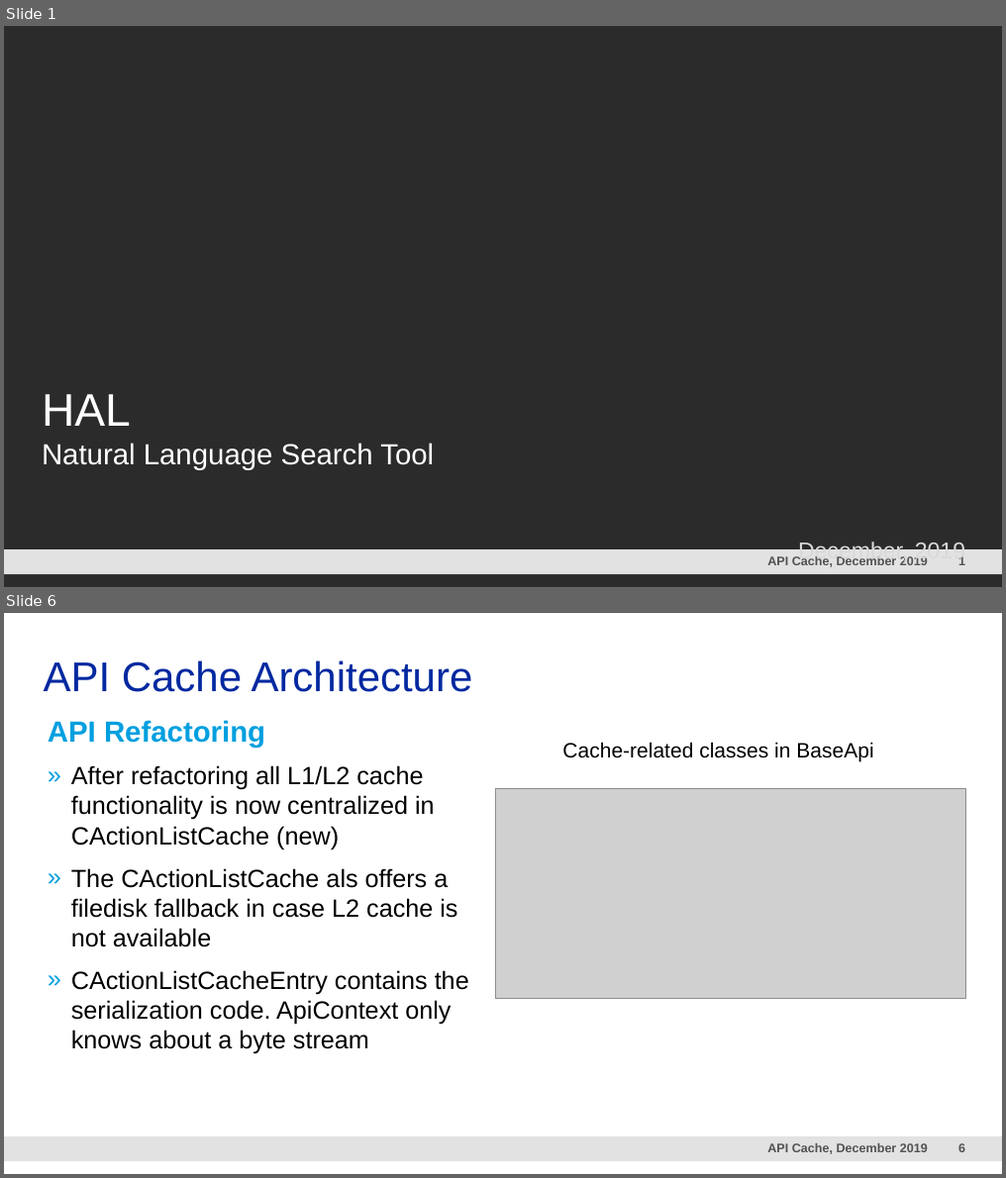
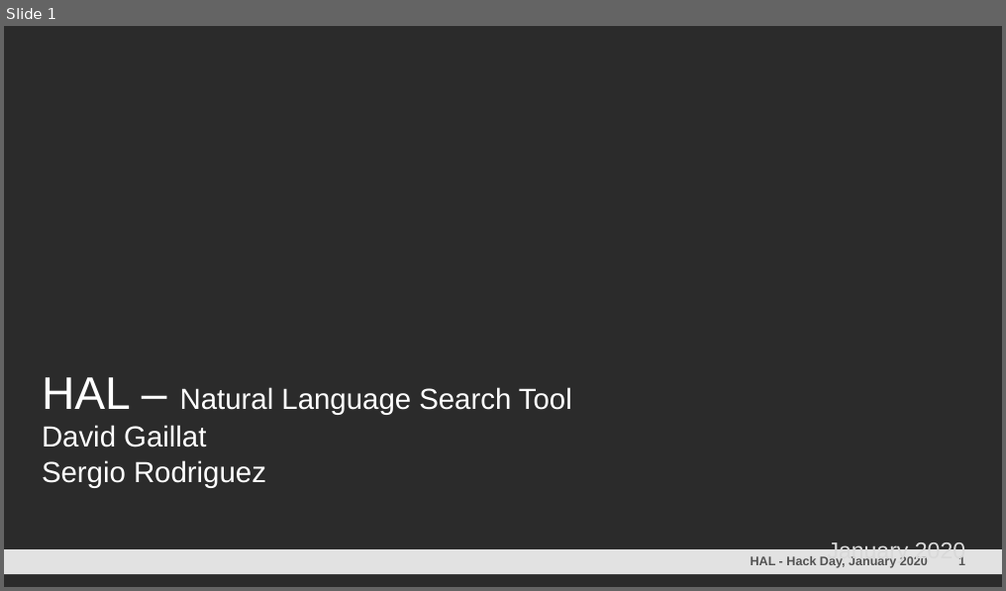
Before and after one commit to davidgaillat/HAL, a slide deck: HAL.pptm. Shown one above the other, each under a label of ours: slides 1 and 6 before the commit, slide 1 after it; the slides between them are not shown. The pictures are 1006x1178 and 1006x591 pixels, drawn with LibreOffice and Linux fonts; fonts in the diff are those of the drawing; grey boxes stand for pictures; background and template pictures are left out; a plain dark background stands for a picture behind light text. Boxes give left, top, right and bottom in pixels: in the first picture for what was removed or moved away, otherwise in the second. Text is boxed around its words. In the diff, an @@ line names an element or a change of style, - is before the commit and + after.

```diff
--- a/HAL.pptm
+++ b/HAL.pptm
@@ slide 6 removed at box(4, 613, 1002, 1174), background #FFFFFF; not listed: 3 template elements that a slide beside it also shows @@
@@ title removed at box(44, 661, 473, 692) @@
-API Cache Architecture
@@ text removed at box(48, 720, 469, 1055) @@
-API Refactoring
-  » After refactoring all L1/L2 cache functionality is now centralized in CActionListCache (new)
-  » The CActionListCache als offers a filedisk fallback in case L2 cache is not available
-  » CActionListCacheEntry contains the serialization code. ApiContext only knows about a byte stream
@@ text removed at box(562, 742, 873, 762) @@
-Cache-related classes in BaseApi
@@ picture removed at box(496, 789, 966, 998) @@
@@ slide 1 changed as well @@
@@ text at box(42, 377, 572, 488): text changed @@
-HAL
-Natural Language Search Tool
+HAL – Natural Language Search Tool
+David Gaillat
+Sergio Rodriguez
@@ text at box(750, 557, 928, 569): text changed @@
-API Cache, December 2019
+HAL - Hack Day, January 2020
@@ text at box(828, 540, 965, 564): text changed @@
-December, 2019
+January 2020
```
Also in this commit, not shown: 2 other slides changed, 5 slides added, 12 other slides removed.
